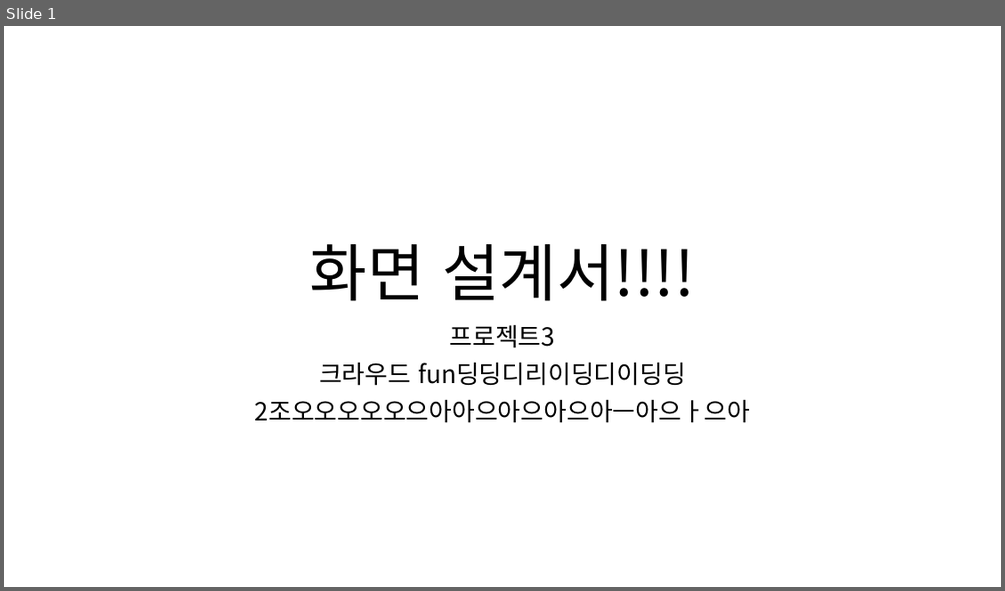
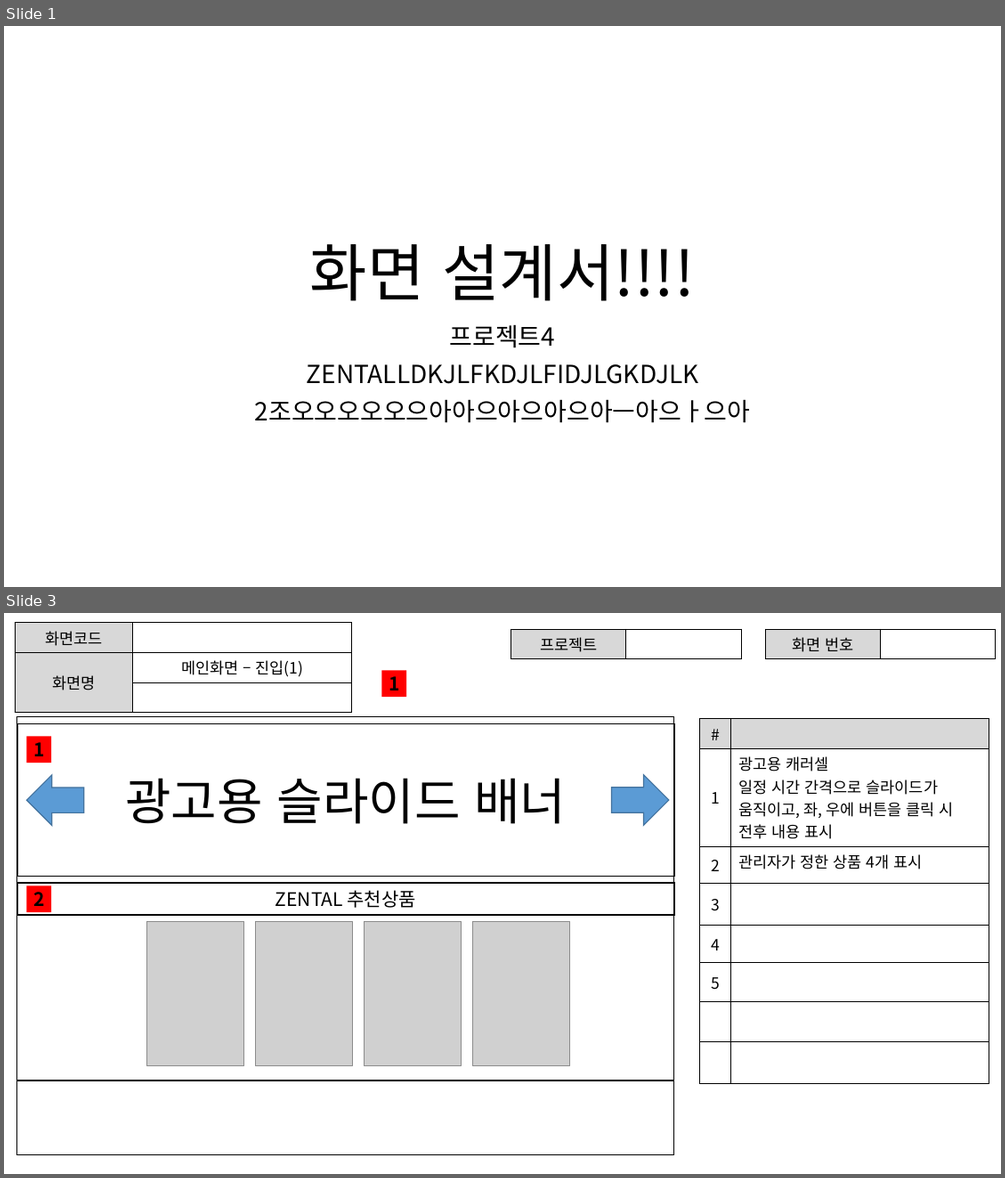
Before and after one commit to ezenteam2/RentalEquip, a slide deck: 0 발표용 파워포인트/project04 - 파워포인트 종합 - 현태.pptx. Shown one above the other, each under a label of ours: slide 1 before the commit, slides 1 and 3 after it; the slides between them are not shown. The pictures are 1005x591 and 1005x1178 pixels, drawn with LibreOffice and Linux fonts; fonts in the diff are those of the drawing; grey boxes stand for pictures. Boxes give left, top, right and bottom in pixels: in the first picture for what was removed or moved away, otherwise in the second. Text is boxed around its words. In the diff, an @@ line names an element or a change of style, - is before the commit and + after.

```diff
--- a/0 발표용 파워포인트/project04 - 파워포인트 종합 - 현태.pptx
+++ b/0 발표용 파워포인트/project04 - 파워포인트 종합 - 현태.pptx
@@ slide 3 added at box(4, 613, 1001, 1174), background #FFFFFF @@
@@ table added at box(15, 623, 352, 701), 3 rows, 2 columns @@
+화면코드 | 
+화면명 | 메인화면 – 진입(1)
+ | 
@@ table added at box(511, 629, 741, 656), 1 rows, 2 columns @@
+프로젝트 | 
@@ table added at box(765, 629, 995, 656), 1 rows, 2 columns @@
+화면 번호 | 
@@ rectangle added at box(381, 671, 406, 697), fill #FF0000, 18 pt, text #000000, bold @@
+1
@@ rectangle added at box(16, 717, 673, 1154), outline #000000 1 pt @@
@@ table added at box(700, 718, 989, 1064), 8 rows, 2 columns @@
+# | 
+1 | 광고용 캐러셀 / 일정 시간 간격으로 슬라이드가 움직이고, 좌, 우에 버튼을 클릭 시 전후 내용 표시
+2 | 관리자가 정한 상품 4개 표시
+3 | 
+4 | 
+5 | 
+ | 
+ | 
@@ rectangle added at box(17, 723, 675, 876), outline #000000 1.5 pt, 48 pt, text #000000 @@
+광고용 슬라이드 배너
@@ rectangle added at box(26, 737, 51, 763), fill #FF0000, 18 pt, text #000000, bold @@
+1
@@ right arrow added at box(26, 774, 84, 826), fill #5B9BD5, outline #43739E 1 pt @@
@@ right arrow added at box(611, 774, 669, 826), fill #5B9BD5, outline #43739E 1 pt @@
@@ rectangle added at box(17, 883, 675, 915), outline #000000 1.5 pt, 18 pt, text #000000 @@
+ZENTAL 추천상품
@@ rectangle added at box(26, 886, 51, 912), fill #FF0000, 18 pt, text #000000, bold @@
+2
@@ rectangle added at box(16, 915, 674, 1080), outline #000000 1.5 pt @@
@@ picture added at box(146, 921, 244, 1065) @@
@@ picture added at box(255, 921, 353, 1065) @@
@@ picture added at box(364, 921, 461, 1065) @@
@@ picture added at box(472, 921, 569, 1065) @@
@@ slide 1 changed as well @@
@@ subtitle at box(307, 324, 699, 384): text changed @@
-프로젝트3
-크라우드 fun딩딩디리이딩디이딩딩
+프로젝트4
+ZENTALLDKJLFKDJLFIDJLGKDJLK
```
Also in this commit, not shown: 9 other slides added, 1 other file.
